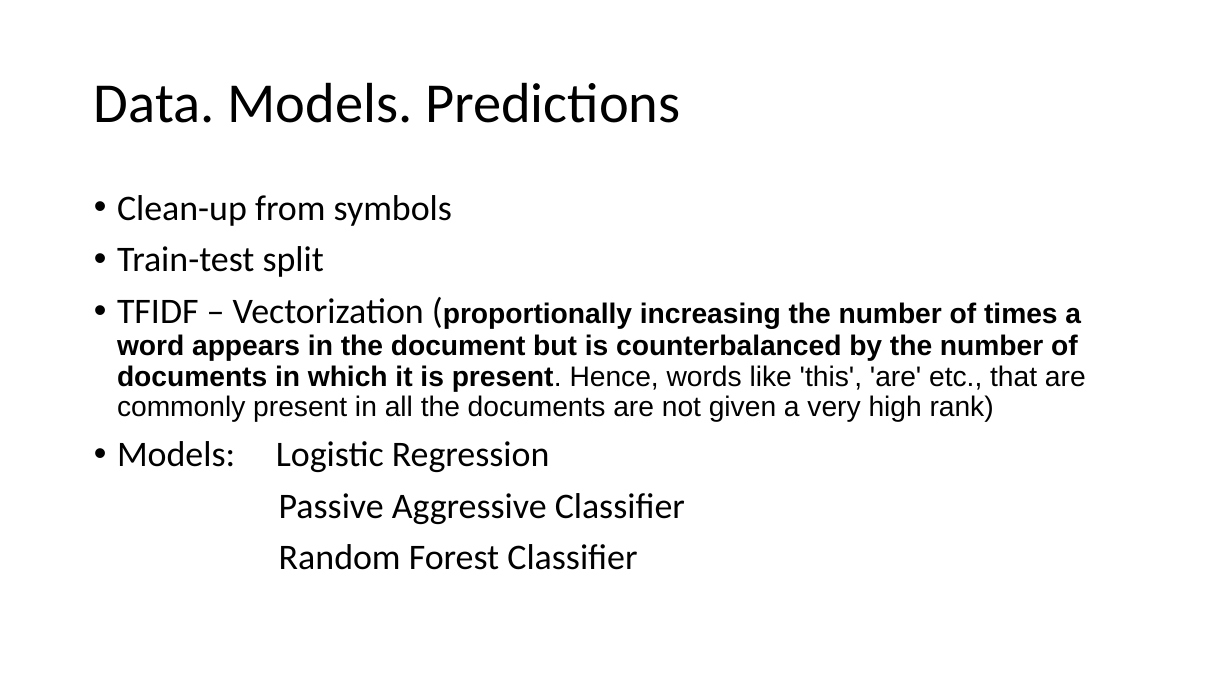
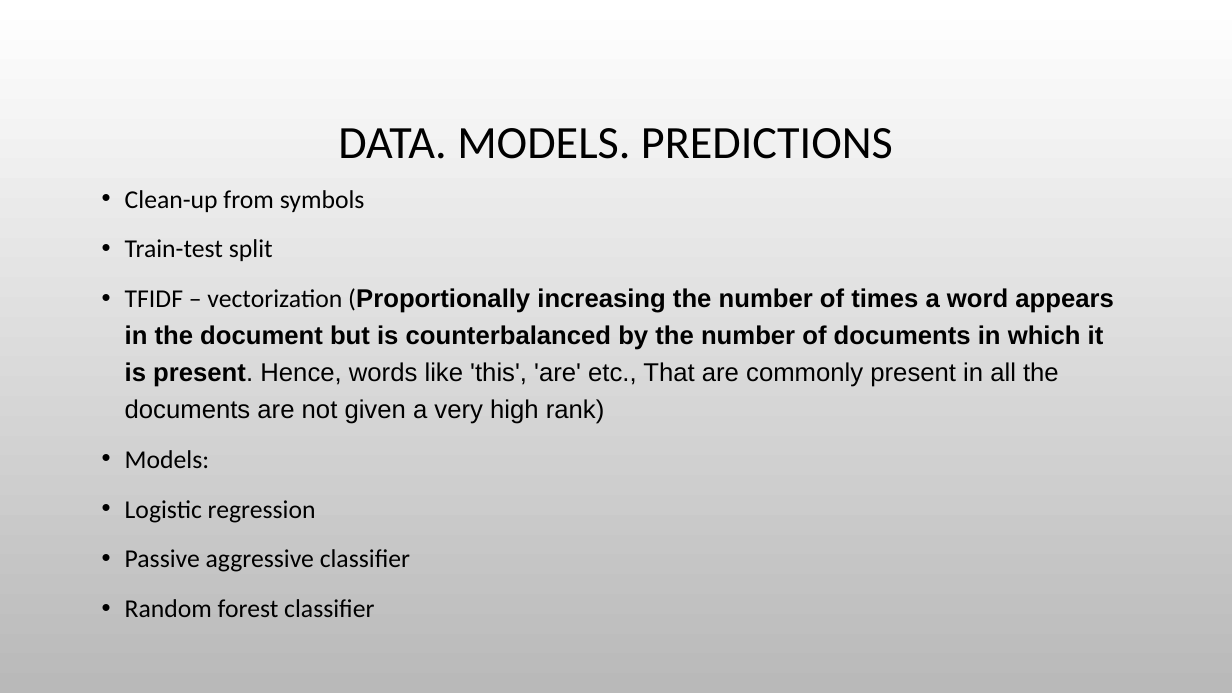
Before and after one commit to tanyaz80/final_bootcamp_project, a slide deck: slide 7 of Presentation/fake_news_detector_dec_2022.pptx. Drawn at 1232x693 pixels with LibreOffice and Linux fonts; fonts in the diff are those of the drawing; background and template pictures are left out. Boxes give left, top, right and bottom in pixels: in the first picture for what was removed or moved away, otherwise in the second. Text is boxed around its words. In the diff, an @@ line names an element or a change of style, - is before the commit and + after.

```diff
--- a/Presentation/fake_news_detector_dec_2022.pptx
+++ b/Presentation/fake_news_detector_dec_2022.pptx
@@ background #FFFFFF to picture (left out) @@
@@ title at box(338, 128, 893, 159): text changed; size 44 to 36 pt @@
-Data. Models. Predictions
+DATA. MODELS. PREDICTIONS
@@ text "Clean-up from symbols": place and size @@
-text "Clean-up from symbols" at box(117, 195, 1086, 570)
+text "Clean-up from symbols" at box(125, 190, 1113, 617)
@@ text at box(125, 190, 365, 261): size 28 to 20 pt in "Clean-up from symbols", "Train-test split"; line spacing 0.9 to 1.2 @@
@@ text at box(125, 288, 1113, 617): text changed; size 22 to 20 pt @@
-• TFIDF – Vectorization (proportionally increasing the number of times a word appears in the document but is counterbalanced by the number of documents in which it is present. Hence, words like 'this', 'are' etc., that are commonly present in all the documents are not given a very high rank)
-• Models: Logistic Regression
-Passive Aggressive Classifier
-Random Forest Classifier
+• TFIDF – vectorization (Proportionally increasing the number of times a word appears in the document but is counterbalanced by the number of documents in which it is present. Hence, words like 'this', 'are' etc., That are commonly present in all the documents are not given a very high rank)
+• Models:
+• Logistic regression
+• Passive aggressive classifier
+• Random forest classifier
```
Also in this commit, not shown: 12 other slides changed, 7 slides added, 1 slide removed, 4 other files.
